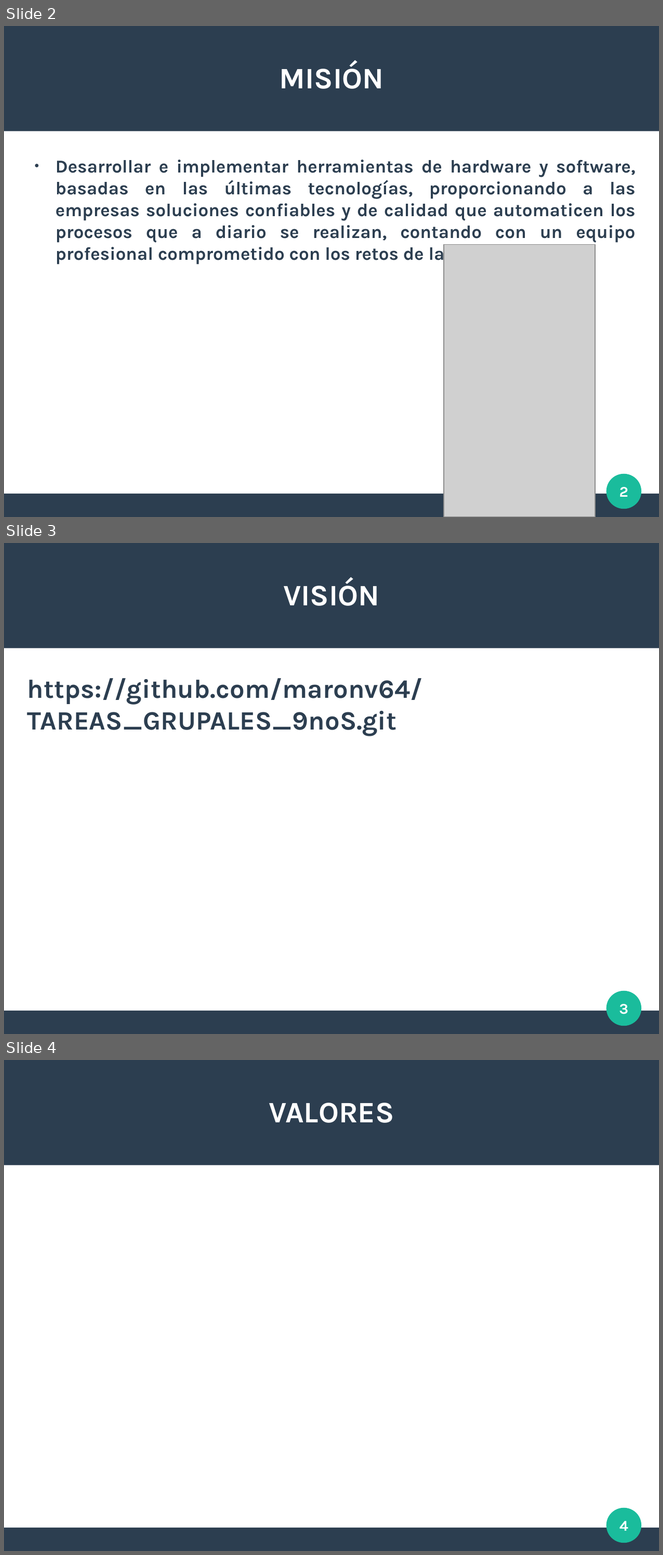
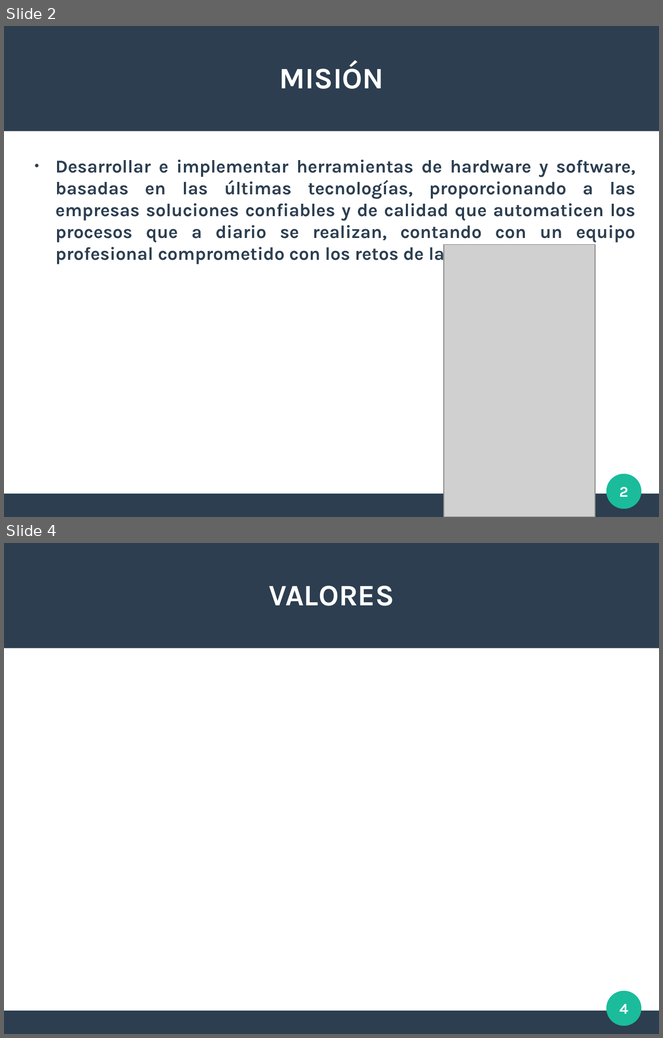
Before and after one commit to maronv64/TAREAS_GRUPALES_9noS, a slide deck: ADMINISTRACION_DE_EMPRESAS/EXPO1.odp. Shown one above the other, each under a label of ours: slides 2, 3 and 4 before the commit, slides 2 and 4 after it; the slides between them are not shown. The pictures are 663x1555 and 663x1038 pixels, drawn with LibreOffice and Linux fonts; fonts in the diff are those of the drawing; grey boxes stand for pictures. Boxes give left, top, right and bottom in pixels: in the first picture for what was removed or moved away, otherwise in the second. Text is boxed around its words. In the diff, an @@ line names an element or a change of style, - is before the commit and + after.

```diff
--- a/ADMINISTRACION_DE_EMPRESAS/EXPO1.odp
+++ b/ADMINISTRACION_DE_EMPRESAS/EXPO1.odp
@@ slide 3 removed at (4,543,659,1034), background #FFFFFF; not listed: 3 template elements that a slide beside it also shows @@
@@ title removed at (283,579,379,606) @@
-VISIÓN
@@ text removed at (27,678,423,736) @@
-https://github.com/maronv64/TAREAS_GRUPALES_9noS.git
@@ page number removed at (619,1004,629,1015) @@
-3
```
Also in this commit, not shown: 1 slide added.
